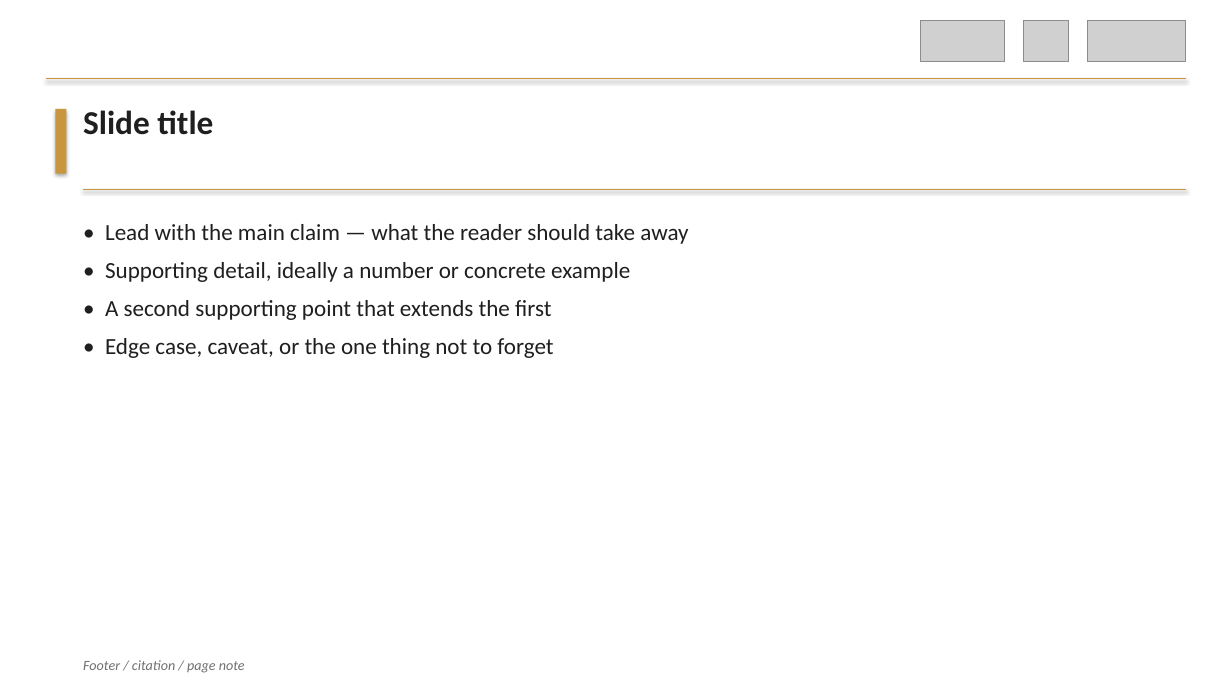
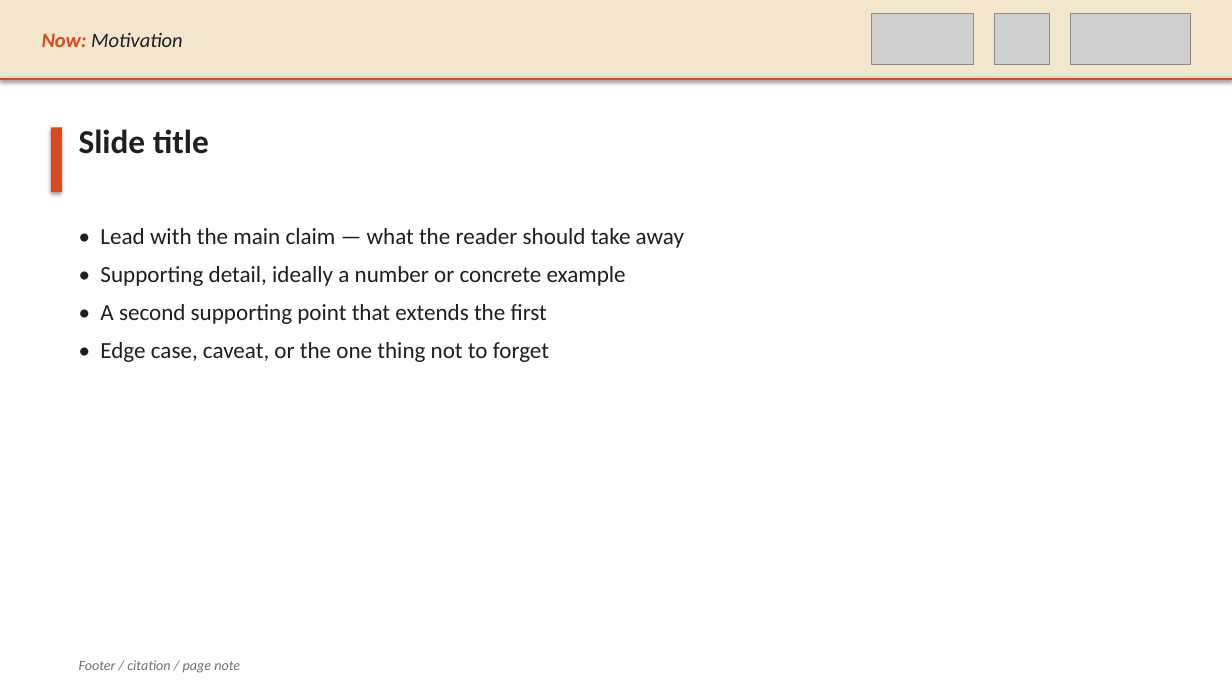
Before and after one commit to preordinary/KCLNLP_SlidesTemplate, a slide deck: slide 3 of templates/tree_yellow_texture/KCLNLP_TreeYellow.pptx. Drawn at 1232x693 pixels with LibreOffice and Linux fonts; fonts in the diff are those of the drawing; grey boxes stand for pictures. Boxes give left, top, right and bottom in pixels: in the first picture for what was removed or moved away, otherwise in the second. Text is boxed around its words. In the diff, an @@ line names an element or a change of style, - is before the commit and + after.

```diff
--- a/templates/tree_yellow_texture/KCLNLP_TreeYellow.pptx
+++ b/templates/tree_yellow_texture/KCLNLP_TreeYellow.pptx
@@ rectangle added at (0, 0, 1232, 79), fill #F2E6CC @@
@@ picture: place and size @@
-picture at (921, 20, 1005, 62)
+picture at (872, 14, 974, 65)
@@ picture: place and size @@
-picture at (1023, 20, 1069, 62)
+picture at (994, 14, 1051, 65)
@@ picture: place and size @@
-picture at (1088, 20, 1186, 62)
+picture at (1070, 14, 1190, 65)
@@ text added at (42, 33, 182, 47), 16 pt, text #1F1F1F, italic @@
+Now: Motivation
@@ line moved from (46, 79) - (1186, 79) to (0, 79) - (1232, 79) @@
@@ line (0, 79) - (1232, 79): stroke #C8963E 0.75 pt to #D94A1C 1.5 pt @@
@@ rectangle: place and size @@
-rectangle at (55, 109, 67, 174)
+rectangle at (51, 128, 62, 192)
@@ rectangle at (51, 128, 62, 192): fill #C8963E to #D94A1C @@
@@ text "Slide title": place and size @@
-text "Slide title" at (83, 110, 213, 135)
+text "Slide title" at (79, 129, 209, 154)
@@ line removed from (83, 189) to (1186, 189) @@
@@ text "• Lead with the main ...": place and size @@
-text "• Lead with the main ..." at (105, 224, 688, 358)
+text "• Lead with the main ..." at (100, 228, 684, 362)
@@ text "Footer / citation / page ...": place and size @@
-text "Footer / citation / page ..." at (83, 660, 245, 673)
+text "Footer / citation / page ..." at (79, 660, 240, 673)
```
Also in this commit, not shown: 4 other slides changed, 2 other files.
